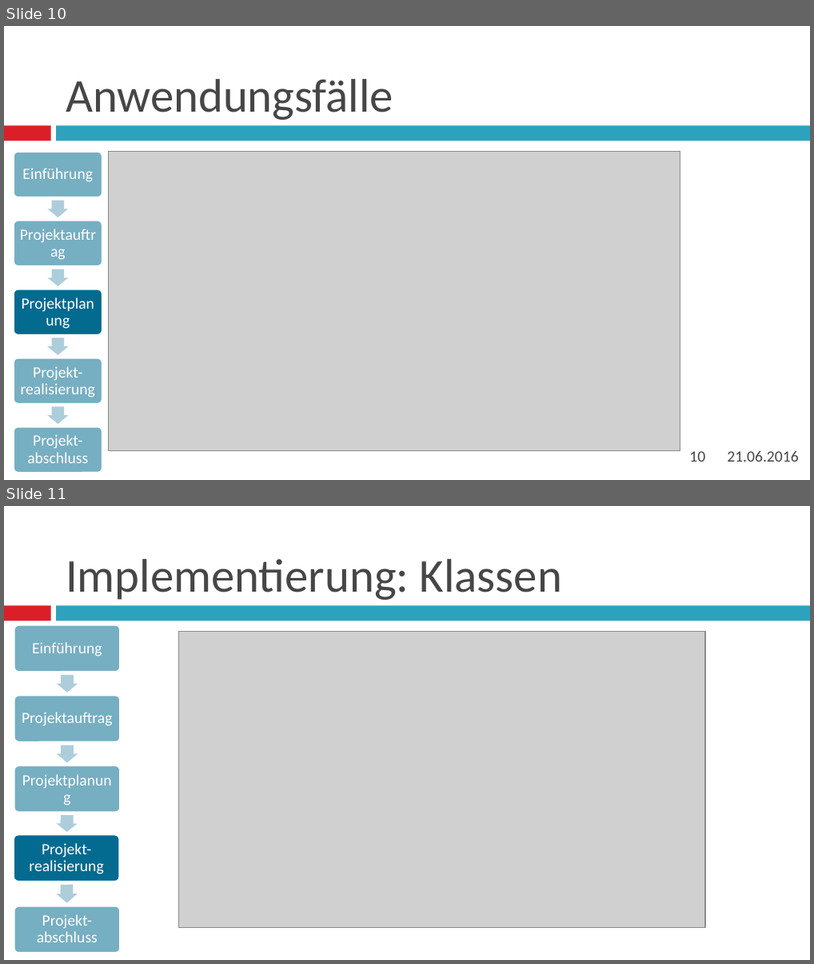
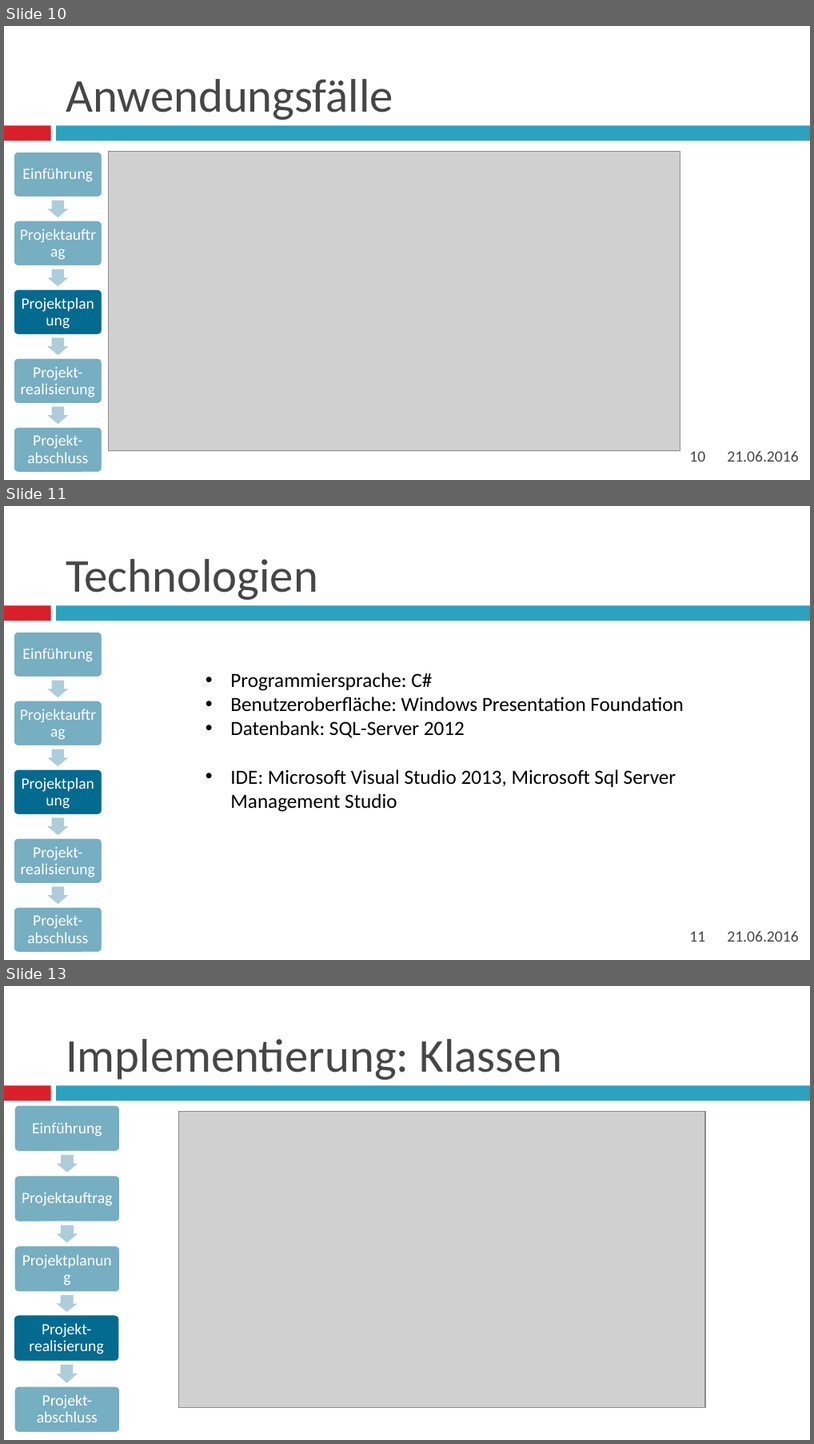
Before and after one commit to DareDevinX/Fia42projekt, a slide deck: Eva Mittelstufenprojekt.pptx. Shown one above the other, each under a label of ours: slides 10 and 11 before the commit, slides 10, 11 and 13 after it; the slides between them are not shown. The pictures are 814x964 and 814x1444 pixels, drawn with LibreOffice and Linux fonts; fonts in the diff are those of the drawing; grey boxes stand for pictures. Boxes give left, top, right and bottom in pixels: in the first picture for what was removed or moved away, otherwise in the second. Text is boxed around its words. In the diff, an @@ line names an element or a change of style, - is before the commit and + after.

```diff
--- a/Eva Mittelstufenprojekt.pptx
+++ b/Eva Mittelstufenprojekt.pptx
@@ slide 11 added at box(4, 506, 810, 960), background #FFFFFF; not listed: 2 template elements that a slide beside it also shows @@
@@ title added at box(66, 559, 318, 600), 42 pt, text #464646 @@
+Technologien
@@ text added at box(230, 672, 684, 812), 18 pt, text #000000 @@
+• Programmiersprache: C#
+• Benutzeroberfläche: Windows Presentation Foundation
+• Datenbank: SQL-Server 2012
+• IDE: Microsoft Visual Studio 2013, Microsoft Sql Server Management Studio
@@ group added at box(14, 631, 102, 952): 5 rounded rectangles, 5 texts, 4 right arrows @@
+Einführung
+Projektauftrag
+Projektplanung
+Projekt-realisierung
+Projekt-abschluss
@@ page number added at box(690, 931, 706, 941), 14 pt, text #464646 @@
+11
@@ text added at box(727, 930, 798, 941), 14 pt, text #464646 @@
+21.06.2016
@@ what was slide 11 is now slide 13 @@
```
Also in this commit, not shown: 1 other slide added.
